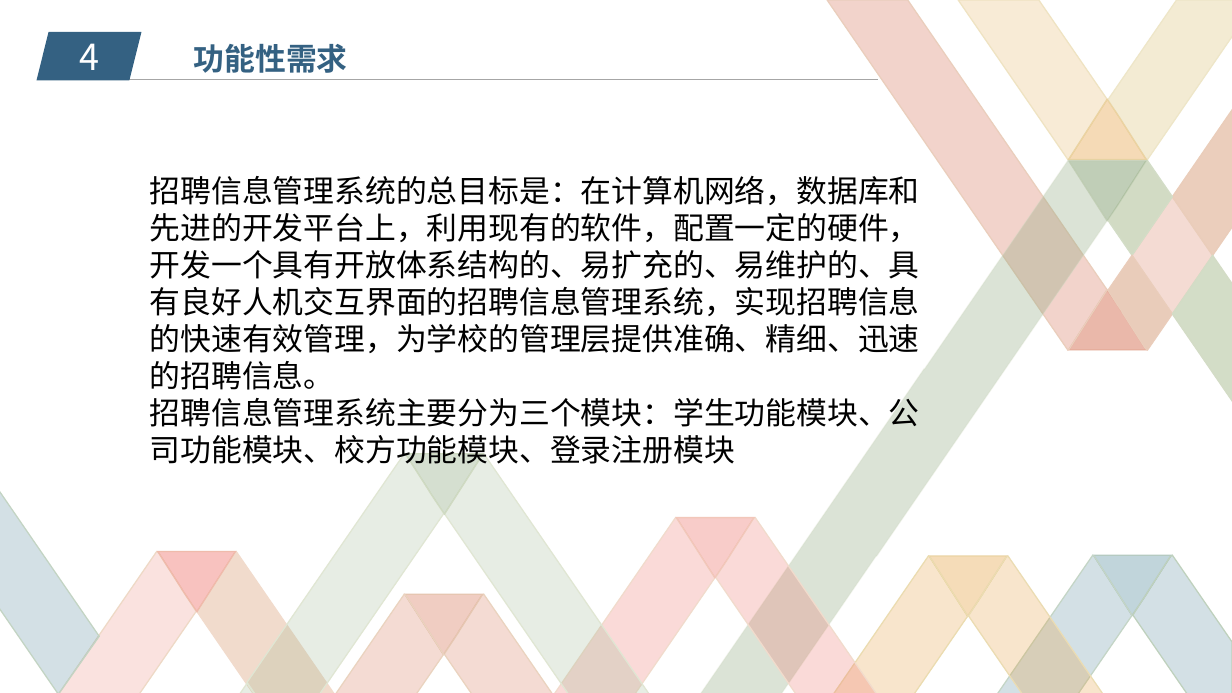
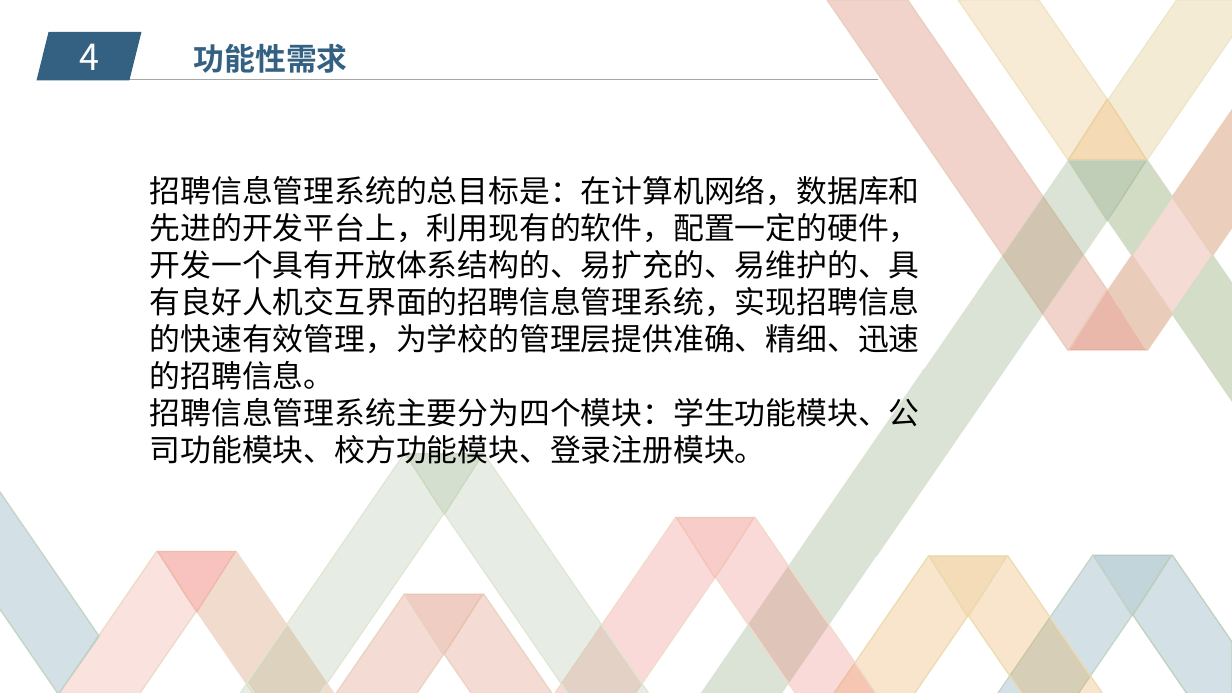
Before and after one commit to zucccxy/project, a slide deck: slide 11 of SRS展示ppt.pptx. Drawn at 1232x693 pixels with LibreOffice and Linux fonts; fonts in the diff are those of the drawing; background and template pictures are left out. Boxes give left, top, right and bottom in pixels: in the first picture for what was removed or moved away, otherwise in the second. Text is boxed around its words. In the diff, an @@ line names an element or a change of style, - is before the commit and + after.

Commit message:
2017-11-15-ppt修改

```diff
--- a/SRS展示ppt.pptx
+++ b/SRS展示ppt.pptx
@@ text at (x1=150, y1=393, x2=920, y2=470): text changed @@
-招聘信息管理系统主要分为三个模块：学生功能模块、公司功能模块、校方功能模块、登录注册模块
+招聘信息管理系统主要分为四个模块：学生功能模块、公司功能模块、校方功能模块、登录注册模块。
```
